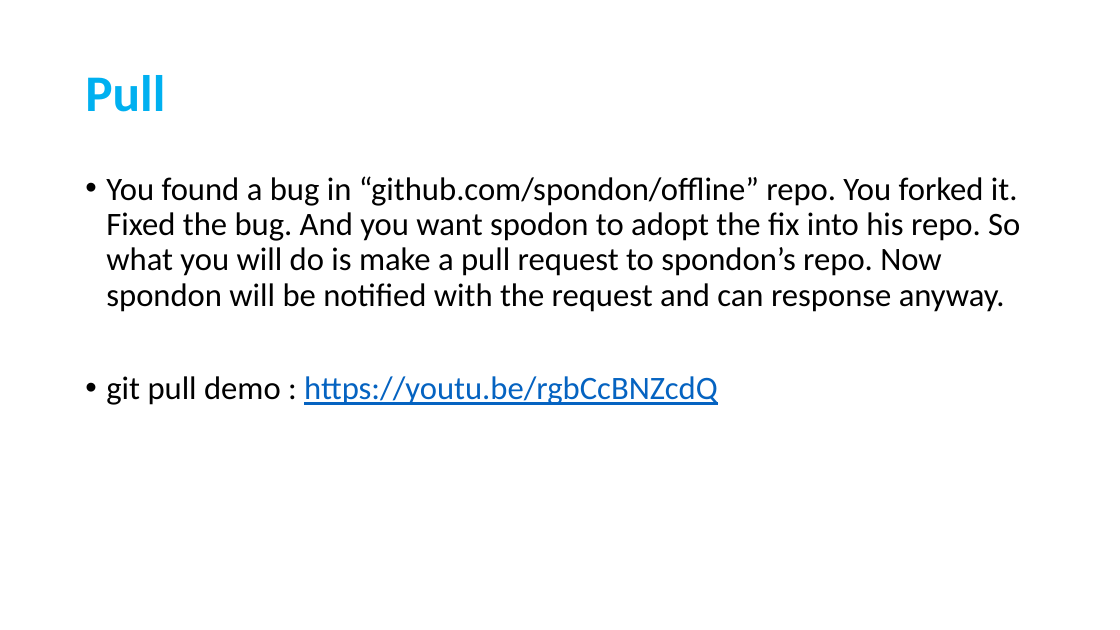
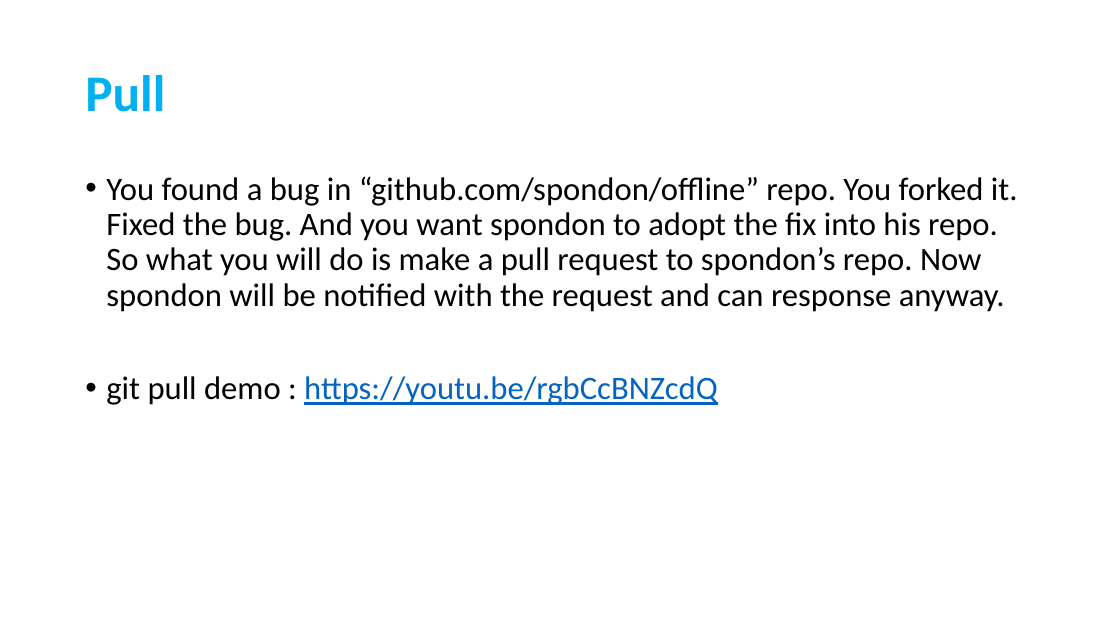
Before and after one commit to anasmoni/Learning-Git, a slide deck: slide 10 of My_Notes.pptx. Drawn at 1120x630 pixels with LibreOffice and Linux fonts; fonts in the diff are those of the drawing. Boxes give left, top, right and bottom in pixels: in the first picture for what was removed or moved away, otherwise in the second. Text is boxed around its words. In the diff, an @@ line names an element or a change of style, - is before the commit and + after.

```diff
--- a/My_Notes.pptx
+++ b/My_Notes.pptx
@@ text at box(106, 176, 1018, 312): text changed @@
-• You found a bug in “github.com/spondon/offline” repo. You forked it. Fixed the bug. And you want spodon to adopt the fix into his repo. So what you will do is make a pull request to spondon’s repo. Now spondon will be notified with the request and can response anyway.
+• You found a bug in “github.com/spondon/offline” repo. You forked it. Fixed the bug. And you want spondon to adopt the fix into his repo. So what you will do is make a pull request to spondon’s repo. Now spondon will be notified with the request and can response anyway.
```
Also in this commit, not shown: 2 other slides changed, 2 slides added, 1 slide removed, 2 other files.
